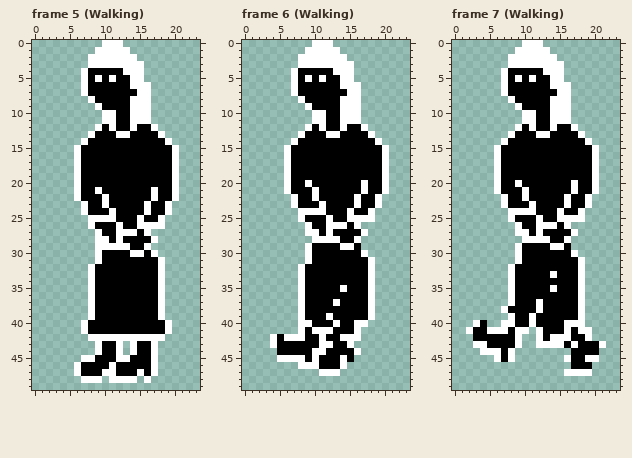
Pixel-art file: Assets/Aseprite/New/Woman1.aseprite. That is the earlier state.
24x50 pixels, 9 frames. Shown: frame 5 (Walking), frame 6 (Walking), frame 7 (Walking). The commit also changed other frames, which this record leaves out.
The same view after the edit:
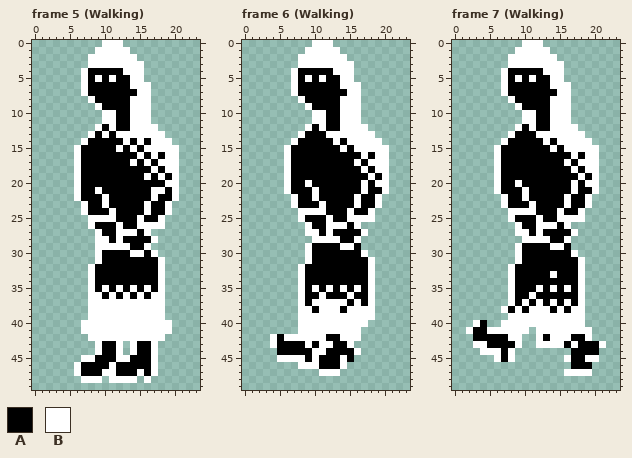
Palette (. is transparent): A #000000  B #ffffff
From old to new:
layer "Detailed" added
layer "Woman" removed
layer "Left Leg" removed
layer "Right Leg" removed
layer "Right Arm" removed
--- frame 5 (Walking), layer "Detailed"
@@ x 8..21 @@
 11 ..BBAABBB.....
-12 .BABAABAAB....
-13 BAAABBAAAAB...
-14 AAAAAAAAAAAB..
-15 AAAAAAAAAAAAB.
-16 AAAAAAAAAAAAB.
-17 AAAAAAAAAAAAB.
-18 AAAAAAAAAAAAB.
-19 AAAAAAAAAAAAB.
-20 AAAAAAAAAAAAB.
-21 ABAAAAAAABAAB.
+12 .BABAABBBB....
+13 BABABBBBBBB...
+14 AAAAABABABBB..
+15 AAAABABABBBBB.
+16 AAAAAAABABABB.
+17 AAAAAABABABBB.
+18 AAAAAAAAABABB.
+19 AAAAAAAABABAB.
+20 AAAAAAAAAAABB.
+21 ABAAAAAAABBAB.
 22 AABAAAAAABAAB.
@@ x 6..20 @@
 34 ..BAAAAAAAAAB..
-35 ..BAAAAAAAAAB..
-36 ..BAAAAAAAAAB..
-37 ..BAAAAAAAAAB..
-38 ..BAAAAAAAAAB..
-39 ..BAAAAAAAAAB..
-40 .BAAAAAAAAAAAB.
-41 .BAAAAAAAAAAAB.
+35 ..BABABABABAB..
+36 ..BBABABABABB..
+37 ..BBBBBBBBBBB..
+38 ..BBBBBBBBBBB..
+39 ..BBBBBBBBBBB..
+40 .BBBBBBBBBBBBB.
+41 .BBBBBBBBBBBBB.
 42 ..BBBBBBBBBBB..
--- frame 6 (Walking), layer "Detailed"
@@ x 11..21 @@
 11 BAABBB.....
-12 BAABAAB....
-13 ABBAAAAB...
-14 AAAAAAAAB..
-15 AAAAAAAAAB.
-16 AAAAAAAAAB.
-17 AAAAAAAAAB.
-18 AAAAAAAAAB.
-19 AAAAAAAAAB.
-20 AAAAAABAAB.
+12 BAABBBB....
+13 ABBBBBBB...
+14 AABABBBBB..
+15 AAABABBBBB.
+16 AAAAAABABB.
+17 AAAAABABBB.
+18 AAAAAABABB.
+19 AAAAAAABAB.
+20 AAAAAABABB.
 21 AAAAAABAAB.
@@ x 7..19 @@
 34 .BAAAAAAAAAB.
-35 .BAAAAABAAAB.
-36 .BAAAAAAAAAB.
-37 .BAAAABAAAAB.
-38 .BAAAAAAAAAB.
-39 .BAAABAAAAAB.
-40 .BBAAABAABB..
-41 .BABBBAAAB...
-42 BBAABAABBB...
-43 AAAABBAAB....
+35 .BABABABABAB.
+36 .BAABAAABAAB.
+37 .BABBBBBABAB.
+38 .BBABBBABBBB.
+39 .BBBBBBBBBBB.
+40 .BBBBBBBBBB..
+41 .BBBBBBBBB...
+42 BBBBBAABBB...
+43 AABABBAAB....
 44 AAABBAAAAB...
--- frame 7 (Walking), layer "Detailed"
@@ x 11..21 @@
 11 BAABBB.....
-12 BAABAAB....
-13 ABBAAAAB...
-14 AAAAAAAAB..
-15 AAAAAAAAAB.
-16 AAAAAAAAAB.
-17 AAAAAAAAAB.
-18 AAAAAAAAAB.
-19 AAAAAAAAAB.
-20 AAAAAABAAB.
+12 BAABBBB....
+13 ABBBBBBB...
+14 AABABBBBB..
+15 AAABABBBBB.
+16 AAAAAABABB.
+17 AAAAABABBB.
+18 AAAAAABABB.
+19 AAAAAAABAB.
+20 AAAAAABABB.
 21 AAAAAABAAB.
@@ x 6..19 @@
 34 ..BAAAAAAAAAB.
-35 ..BAAAAABAAAB.
-36 ..BAAAAAAAAAB.
-37 ..BAAABAAAAAB.
-38 .BAAAABAAAAAB.
-39 ..BAABAAAAAAB.
-40 .BBAABAAAABBB.
-41 BBABB.BAAABABB
-42 AAAB..BABBBAAB
+35 ..BAAABABABAB.
+36 ..BAABAAAAAAB.
+37 ..BABABABABAB.
+38 .BABABBBABABB.
+39 ..BBBBBBBBBBB.
+40 .BBBBBBBBBBBB.
+41 BBBBB.BBBBBBBB
+42 AABB..BABBBAAB
 43 AAAB..BBBBABAA
Boxes around the changes in both pictures, in picture pixels (x1, y1, x2, y2):
changed: (102, 124, 172, 194)
changed: (88, 285, 165, 334)
changed: (333, 124, 382, 187)
changed: (305, 285, 368, 348)
changed: (543, 124, 592, 187)
changed: (508, 285, 578, 341)
